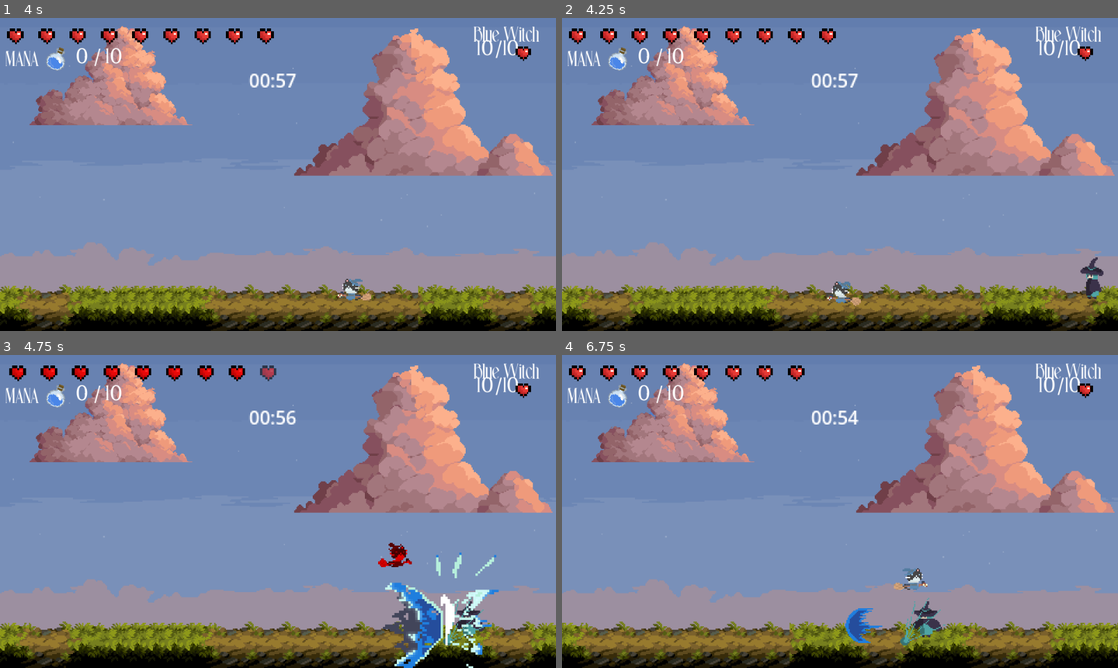
Above: before the commit, frames 1-4 (two rows, left to right).
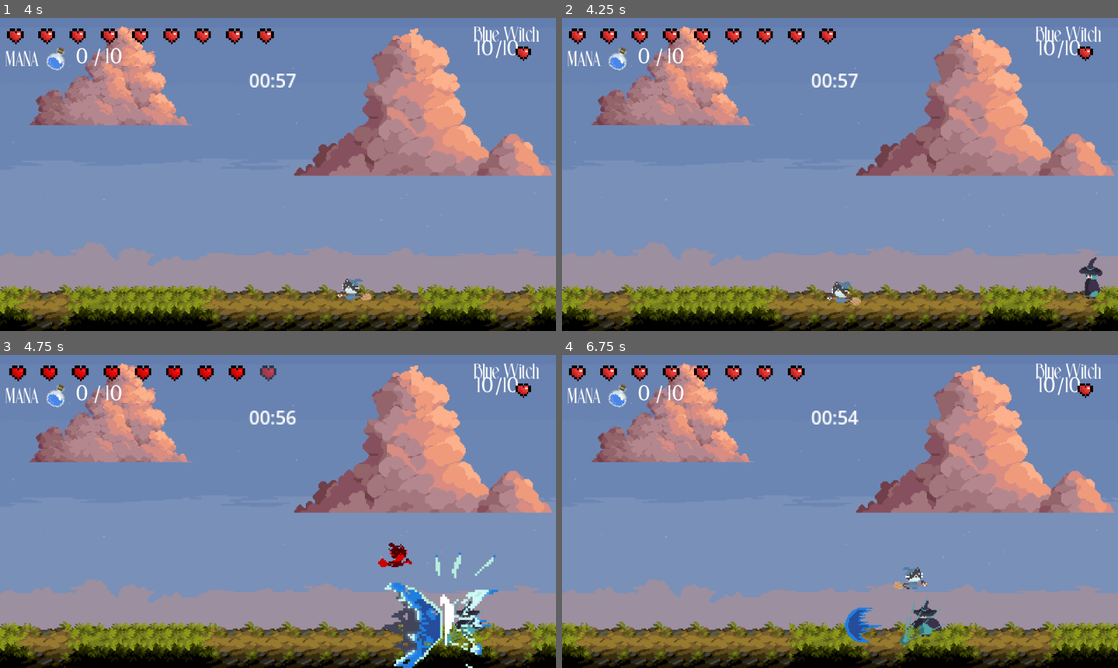
Above: after the commit, the same moments.

Repository: nakntums/Whimsy
Game: Godot game, scene res://scenes/start_screen.tscn
Same seed, same stepped clock (60 frames per second), same inputs: the game is played once before the commit and once after it.
Inputs:
- Up to frame 1 (4 s): click "PLAY" at 0.5 s; click "PLAY" at 1.25 s; tap Enter at 2 s; hold E (attack_e) 2.03-2.78 s; hold Right (right) 2.03-3.53 s; tap Up (jump) at 2.27, 3.02 s; tap Q (attack_q) at 2.3, 2.85 s; tap R (attack_r) at 3.05 s; hold Left (left) from 3.53 s (still down); hold R (attack_r) from 3.53 s (still down); tap W (attack_w) at 3.8 s
- Up to frame 2 (4.25 s): keep holding Left (left); keep holding R (attack_r)
- Up to frame 3 (4.75 s): release Left (left) at 4.28 s; release R (attack_r) at 4.28 s; hold Right (right) from 4.28 s (still down); tap W (attack_w) at 4.35 s; tap Up (jump) at 4.52 s; tap E (attack_e) at 4.55 s
- Up to frame 4 (6.75 s): hold E (attack_e) 5.03-5.78 s; tap Up (jump) at 5.27, 6.02 s; tap Q (attack_q) at 5.3, 5.85 s; release Right (right) at 5.78 s; hold Left (left) 5.78-6.53 s; tap R (attack_r) at 6.05 s; hold Right (right) from 6.53 s (still down); hold R (attack_r) from 6.53 s (still down)

Frame 1 is identical in both runs. In frame 2, 0.1% of the frame differs, in the area x 93-98%, y 76-92%; in frame 3, 0.6%, in the area x 68-90%, y 63-100%; in frame 4, 0.6%.

Commit message:
typing challenge changes + player QOL
1. typing challenge speeds up exponentially
2. player i frames during damage flash indication

Diff:
--- a/scenes/boss_1.tscn
+++ b/scenes/boss_1.tscn
@@ -291,7 +291,7 @@
 }]
 
 [sub_resource type="CapsuleShape2D" id="CapsuleShape2D_obj5r"]
-radius = 9.0
+radius = 12.0
 height = 44.0
 
 [node name="Boss_1" type="CharacterBody2D" groups=["boss"]]
--- a/scenes/player.tscn
+++ b/scenes/player.tscn
@@ -530,17 +530,21 @@
 position = Vector2(0, -49.6)
 scale = Vector2(0.25, 0.25)
 
+[node name="timer_q" type="Timer" parent="."]
+wait_time = 3.0
+
 [node name="HealCooldownTimer" type="Timer" parent="."]
 wait_time = 7.0
 
-[node name="timer_q" type="Timer" parent="."]
-wait_time = 3.0
-
 [node name="timer_e" type="Timer" parent="."]
 wait_time = 5.0
 
 [node name="timer_r" type="Timer" parent="."]
 wait_time = 10.0
+
+[node name="DamageBufferTimer" type="Timer" parent="."]
+wait_time = 0.6
+one_shot = true
 
 [node name="AnimatedSprite2D" type="AnimatedSprite2D" parent="."]
 position = Vector2(0, -10)
--- a/scenes/start_screen.tscn
+++ b/scenes/start_screen.tscn
@@ -77,7 +77,9 @@
 anchors_preset = 15
 anchor_right = 1.0
 anchor_bottom = 1.0
-offset_right = 1000.0
+offset_left = -898.0
+offset_top = -467.0
+offset_right = 1854.0
 offset_bottom = 1000.0
 grow_horizontal = 2
 grow_vertical = 2
--- a/scripts/TypingChallenge.gd
+++ b/scripts/TypingChallenge.gd
@@ -12,7 +12,7 @@
 
 @export var word_database: JSON
 var word_data: Dictionary
-@export var word_spawn_interval: float = 3
+@export var word_spawn_interval: float = 2
 
 var active_words = []
 @export var spawn_area_min_ratio: float = 0.4
@@ -23,14 +23,23 @@
 
 # adjust later for difficulty
 @export var scroll_speeds: Dictionary = {
-	"easy": 75,
-	"medium": 100,
+	"easy": 40,
+	"medium": 60,
+	"hard": 75,
+	"insane": 90
+}
+
+@export var max_scroll_speeds: Dictionary = {
+	"easy": 80,
+	"medium": 120,
 	"hard": 150,
-	"insane": 200
+	"insane": 180
 }
 
 var current_word: String = ""
 var typed_letters: int = 0
+var challenge_elapsed_time := 0.0
+var challenge_duration := 30.0  # seconds
 
 #default easy
 var word_difficulty: String = "easy"
@@ -60,12 +69,13 @@
 
 	spawn_timer.wait_time = word_spawn_interval
 	spawn_timer.timeout.connect(_on_spawn_timer_timeout)
-	spawn_timer.start()
+	#spawn_timer.start()
 
 func start_challenge(difficulty: String):
 	if is_challenge_active:
 		return
 	is_challenge_active = true
+	challenge_elapsed_time = 0.0
 	word_difficulty = difficulty
 	words_typed_successfully = 0
 	show()
@@ -147,13 +157,22 @@
 func _process(delta):
 	if not visible: return
 
-	for word_data in active_words.duplicate():
-		# word flies from right to left on screen
-		word_data.x_pos -= scroll_speeds[word_difficulty] * delta
-		word_data.label.position.x = word_data.x_pos
-		# if word went off screen, word is gone
-		if word_data.x_pos + word_data.label.size.x < 0:
-			_remove_word(word_data, false)
+	# curved speed for last minute rush
+	if is_challenge_active:
+		challenge_elapsed_time += delta
+		var raw_progress = clamp(challenge_elapsed_time / challenge_duration, 0, 1)
+		var curved_progress = raw_progress * raw_progress
+
+		var base_speed = scroll_speeds[word_difficulty]
+		var max_speed = max_scroll_speeds[word_difficulty]
+		var current_speed = lerp(base_speed, max_speed, curved_progress)
+
+		for word_data in active_words.duplicate():
+			word_data.x_pos -= current_speed * delta
+			word_data.label.position.x = word_data.x_pos
+
+			if word_data.x_pos + word_data.label.size.x < 0:
+				_remove_word(word_data, false)
 
 func _input(event: InputEvent):
 	if not visible: return
@@ -188,7 +207,6 @@
 			emit_signal("letter_incorrect")
 			_update_word_display(word_data)
 
-
 func _update_word_display(word_data):
 	var bbcode_text = ""
 	for i in range(word_data.word.length()):
@@ -244,16 +262,18 @@
 
 	emit_signal("challenge_ended", performed_well)
 
+# player must type at least 75% of max number of words that'll spawn to perform well
+# and not take damage when all the words are cleared
 func _get_required_word_count() -> int:
 	match word_difficulty:
 		"easy":
-			return 8
+			return 11
 		"medium":
 			return 15
 		"hard":
-			return 20
+			return 18
 		"insane":
-			return 30
+			return 22
 		_:
 			return 0  # fallback
 
--- a/scripts/boss_1.gd
+++ b/scripts/boss_1.gd
@@ -96,6 +96,7 @@
 		previous_state = current_state
 		current_state = BossState.STILL
 		print("CHALLENGE SUCCESS: BOSS IS DIZZY!")
+		start_blinking_effect(10.0)
 		await get_tree().create_timer(10.0).timeout
 		recover_from_still()
 	else:
@@ -113,7 +114,6 @@
 	animated_sprite.play("idle")
 	can_cast = false
 	velocity = Vector2.ZERO
-	modulate = Color(1.0, 0.2, 0.2) # red to signal dizzy
 
 func fail_sequence() -> void:
 	current_state = BossState.STILL
@@ -122,6 +122,18 @@
 	current_state = BossState.IDLE
 	can_cast = true
 	modulate = Color.WHITE
+
+func start_blinking_effect(duration: float) -> void:
+	blink_dizzy(duration)
+
+func blink_dizzy(duration: float) -> void:
+	var elapsed := 0.0
+	while elapsed < duration:
+		animated_sprite.modulate = Color(0.9, 0.7, 0.1, 1.0)
+		await get_tree().create_timer(0.1).timeout
+		animated_sprite.modulate = Color(1, 1, 1, 1)
+		await get_tree().create_timer(0.1).timeout
+		elapsed += 0.2
 
 func handle_idle() -> void:
 	var distance_to_player = global_position.distance_to(player.global_position)
--- a/scripts/game.gd
+++ b/scripts/game.gd
@@ -45,7 +45,8 @@
 		start_typing_challenge()
 		initial_challenge_started = true
 
-	if game_time > 30.0 and challenge_active:
+	# challenge lasts 30 seconds
+	if game_time > 40.0 and challenge_active:
 		end_typing_challenge()
 
 	if game_time >= time_limit and not boss_dead:
--- a/scripts/player.gd
+++ b/scripts/player.gd
@@ -61,6 +61,10 @@
 var is_e_on_cooldown = false
 var is_r_on_cooldown = false
 
+var is_damage_buffer_active = false
+@onready var damage_buffer_timer: Timer = $DamageBufferTimer
+
+
 # typing mode
 var is_typing_mode = false
 var typed_text = ""
@@ -74,6 +78,7 @@
 	timer_e.connect("timeout", Callable(self, "_on_e_cooldown_finished"))
 	timer_r.connect("timeout", Callable(self, "_on_r_cooldown_finished"))
 	heal_cooldown_timer.connect("timeout", Callable(self, "_on_heal_cooldown_finished"))
+	damage_buffer_timer.connect("timeout", Callable(self, "_on_damage_buffer_timeout"))
 
 	typing_challenge = get_node("/root/Game/TypingChallenge")
 	if typing_challenge:
@@ -193,7 +198,7 @@
 			lightning_spell.cast(animated_sprite.scale.x)
 		"ultimate":
 			animated_sprite.play("cast_r")
-			timer_r.start(10.0)
+			timer_r.start(8.0)
 			is_r_on_cooldown = true
 			ultimate_spell.cast(animated_sprite.scale.x)
 
@@ -217,6 +222,9 @@
 	is_e_on_cooldown = false
 func _on_r_cooldown_finished() -> void:
 	is_r_on_cooldown = false
+func _on_damage_buffer_timeout() -> void:
+	is_damage_buffer_active = false
+
 
 # typing logic
 func _input(event: InputEvent) -> void:
@@ -265,7 +273,18 @@
 
 # taking damage logic
 func take_damage(amount: int) -> void:
+
+	# i-frames (damage buffer)
+	if is_damage_buffer_active:
+		print("DAMAGE IGNORED: PLAYER IN I-FRAME")
+		return
+
+	is_damage_buffer_active = true
+	damage_buffer_timer.start()
+
 	current_health -= amount
+	#debug line
+	print("Player took ", amount, " damage. Health: ", current_health)
 	if health_ui:
 		health_ui.play_damage_effect()
 		health_ui.update_hearts(current_health)
@@ -275,8 +294,6 @@
 		await get_tree().create_timer(0.1).timeout
 		animated_sprite.modulate = Color(1, 1, 1, 1)
 		await get_tree().create_timer(0.1).timeout
-	#debug line
-	print("Player took ", amount, " damage. Health: ", current_health)
 
 func die() -> void:
 	# prevents further input processing
